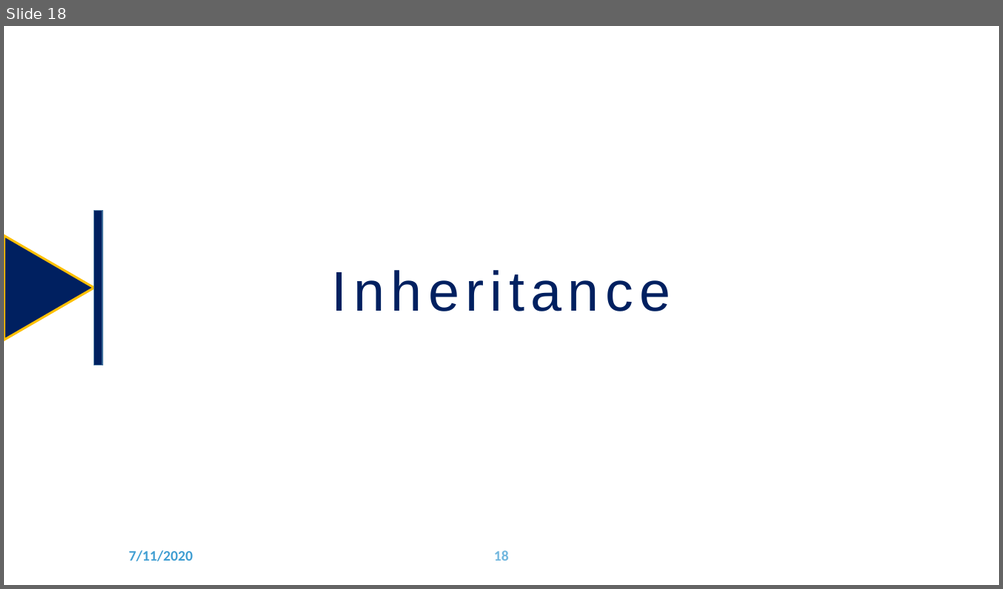
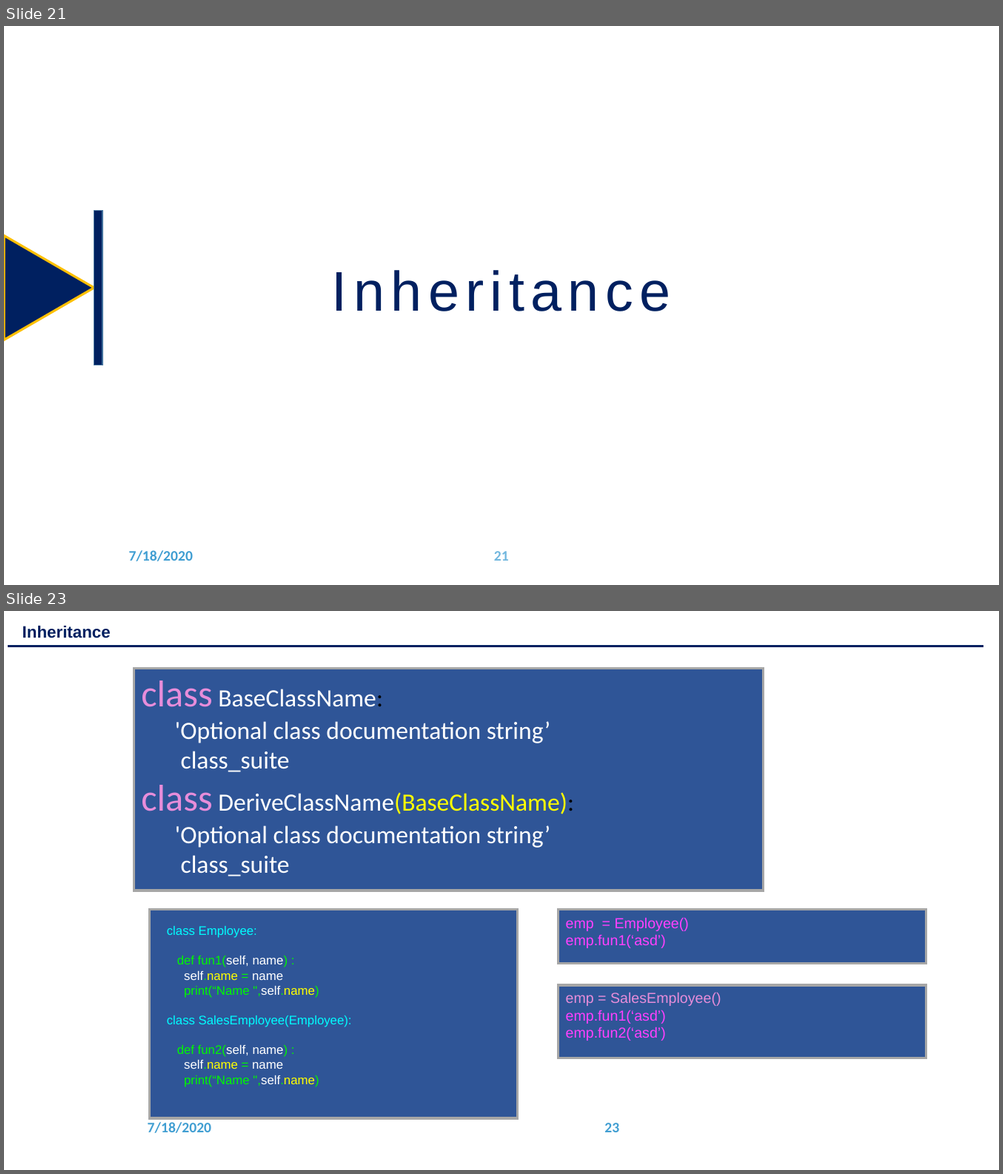
Before and after one commit to Gerardin16/Python_Training_2020, a slide deck: training_artifacts/Chaptor 9 - OOPS.pptx. Shown one above the other, each under a label of ours: slide 18 before the commit, slides 21 and 23 after it; the slides between them are not shown. The pictures are 1003x589 and 1003x1174 pixels, drawn with LibreOffice and Linux fonts; fonts in the diff are those of the drawing; background and template pictures are left out. Boxes give left, top, right and bottom in pixels: in the first picture for what was removed or moved away, otherwise in the second. Text is boxed around its words. In the diff, an @@ line names an element or a change of style, - is before the commit and + after.

```diff
--- a/training_artifacts/Chaptor 9 - OOPS.pptx
+++ b/training_artifacts/Chaptor 9 - OOPS.pptx
@@ slide 23 added at [4, 611, 999, 1170], background #FFFFFF @@
@@ text added at [22, 625, 111, 638], 16 pt, text #002060, bold @@
+Inheritance
@@ line added from (8, 646) to (983, 646), #002060 1.5 pt @@
@@ rectangle added at [134, 669, 762, 891], fill #2F5597, outline #A6A6A6 2.25 pt @@
@@ text added at [141, 681, 574, 877], 24 pt, text #FFFFFF @@
+class BaseClassName:
+'Optional class documentation string’
+class_suite
+class DeriveClassName(BaseClassName):
+'Optional class documentation string’
+class_suite
@@ rectangle added at [150, 909, 518, 1119], fill #2F5597, outline #A6A6A6 2.25 pt @@
@@ rectangle added at [558, 909, 926, 963], fill #2F5597, outline #A6A6A6 2.25 pt @@
@@ text added at [566, 917, 688, 948], 14 pt, text #FF40FF @@
+emp = Employee()
+emp.fun1(‘asd’)
@@ text added at [167, 926, 352, 1088], 12 pt, text #00F900 @@
+class Employee:
+def fun1(self, name) :
+self.name = name
+print(“Name ",self.name)
+class SalesEmployee(Employee):
+def fun2(self, name) :
+self.name = name
+print(“Name ",self.name)
@@ rectangle added at [558, 985, 926, 1059], fill #2F5597, outline #A6A6A6 2.25 pt @@
@@ text added at [566, 993, 720, 1041], 14 pt, text #FF40FF @@
+emp = SalesEmployee()
+emp.fun1(‘asd’)
+emp.fun2(‘asd’)
@@ text added at [148, 1122, 211, 1133], 14 pt, text #409ED2, bold @@
+7/18/2020
@@ page number added at [604, 1123, 619, 1133], 14 pt, text #409ED2, bold @@
+23
@@ what was slide 18 is now slide 21 @@
@@ slide 21 changed as well @@
@@ text at [129, 551, 193, 562]: text changed @@
-7/11/2020
+7/18/2020
@@ page number at [494, 551, 509, 561]: text changed @@
-18
+21
```
Also in this commit, not shown: 20 other slides changed, 6 other slides added, 33 other files.
